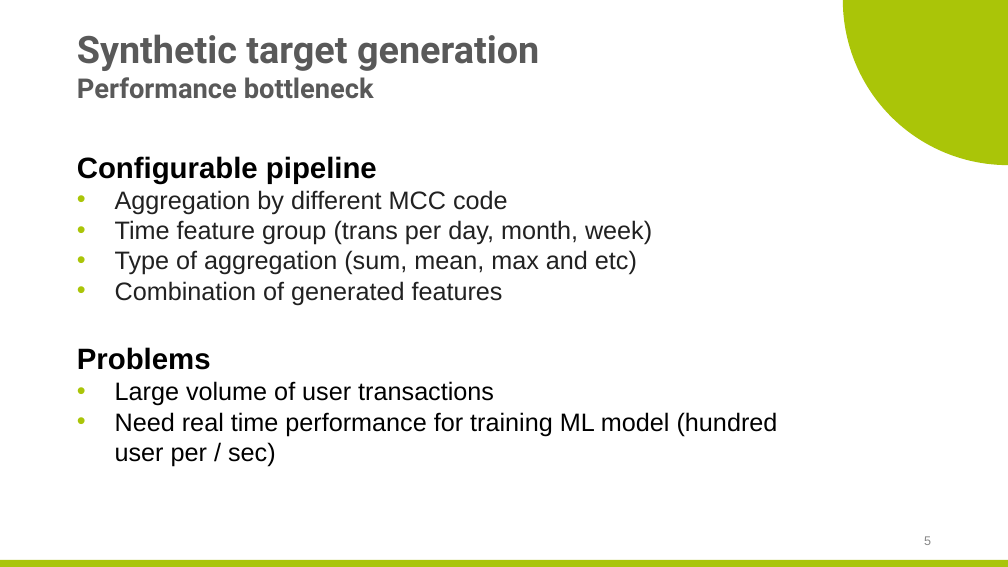
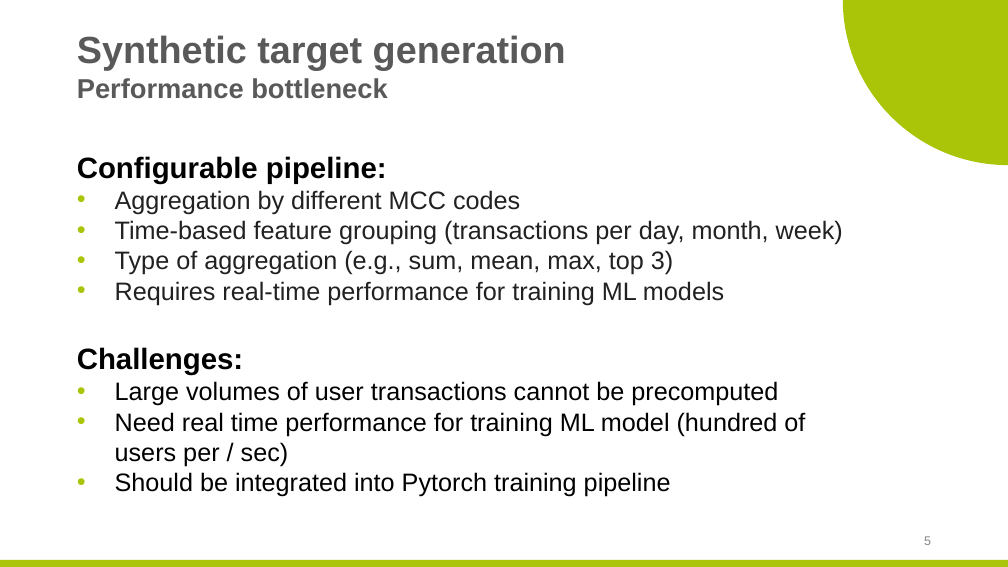
Before and after one commit to zaaabik/hppl_skoltech_project, a slide deck: slide 5 of presentations.pptx. Drawn at 1008x567 pixels with LibreOffice and Linux fonts; fonts in the diff are those of the drawing; background and template pictures are left out. Boxes give left, top, right and bottom in pixels: in the first picture for what was removed or moved away, otherwise in the second. Text is boxed around its words. In the diff, an @@ line names an element or a change of style, - is before the commit and + after.

```diff
--- a/presentations.pptx
+++ b/presentations.pptx
@@ title "Synthetic target generation Performance bottleneck" at [77, 35, 566, 99]: font Roboto to Arial @@
@@ text at [77, 156, 843, 497]: text changed; text colour #212121 to #000000 @@
-Configurable pipeline
-• Aggregation by different MCC code
-• Time feature group (trans per day, month, week)
-• Type of aggregation (sum, mean, max and etc)
-• Combination of generated features
-Problems
-• Large volume of user transactions
-• Need real time performance for training ML model (hundred user per / sec)
+Configurable pipeline:
+• Aggregation by different MCC codes
+• Time-based feature grouping (transactions per day, month, week)
+• Type of aggregation (e.g., sum, mean, max, top 3)
+• Requires real-time performance for training ML models
+Challenges:
+• Large volumes of user transactions cannot be precomputed
+• Need real time performance for training ML model (hundred of users per / sec)
+• Should be integrated into Pytorch training pipeline
```
Also in this commit, not shown: 6 other slides changed, 4 slides added, 3 slides removed, 28 other files.
